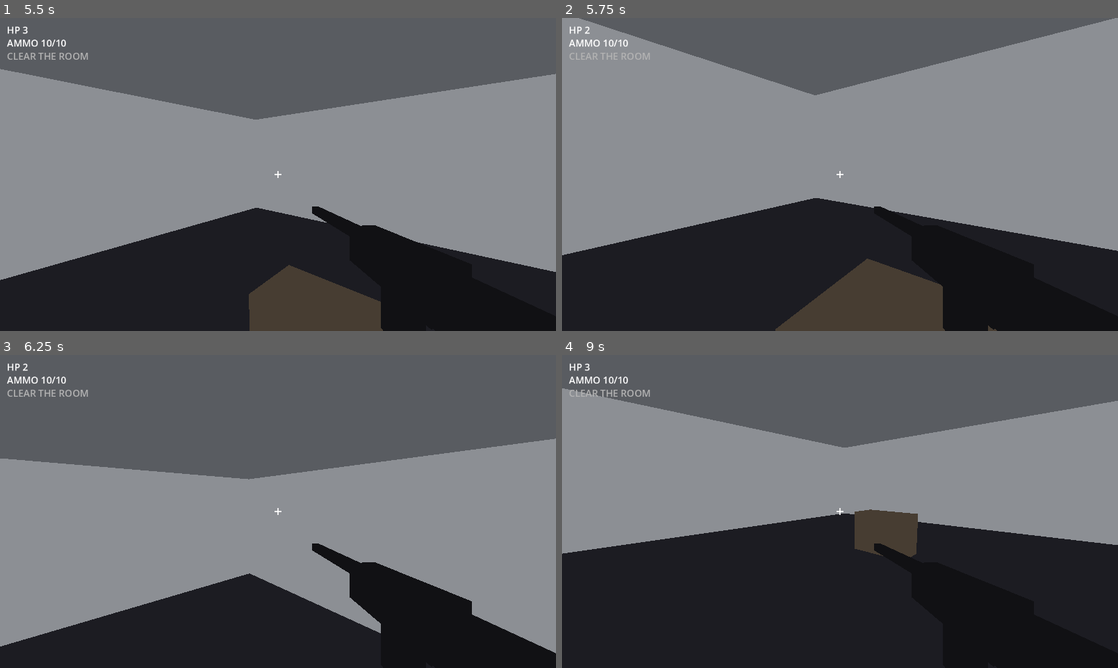
Above: before the commit, frames 1-4 (two rows, left to right).
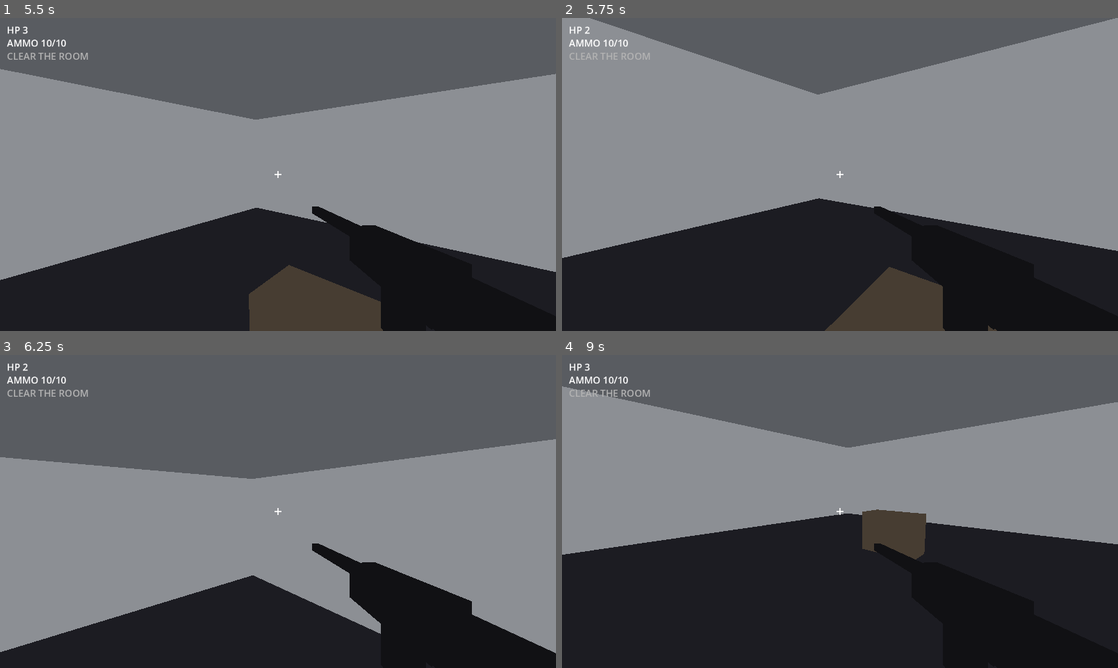
Above: after the commit, the same moments.

Repository: zachmofo/fps-studio
Game: Godot game, scene res://scenes/main.tscn
The game is run twice, just before and just after one commit, with the same random seed, the same clock (stepped at 60 frames per second) and the same inputs.
Inputs (mouse positions are in pixels of both pictures, inside the frame that each line leads up to):
- Up to frame 1 (5.5 s): move the mouse to (400, 158) at 0.52 s; press the mouse at (400, 158) at 0.53 s; hold D (move_right) 0.53-1.28 s; tap Space (jump) at 0.77, 1.07, 1.52, 1.55, 1.82, 2.1, 3.02, 3.32, 3.77, 3.8, 4.07, 4.52, 4.82 s; tap Shift (sprint, bound only after the commit) at 0.8, 1.35, 3.05 s; move the mouse to (250, 174) at 1.27 s; release the mouse at (250, 174) at 1.28 s; hold W (move_forward) from 1.28 s (still down); move the mouse to (289, 168) at 2.02 s; press the mouse at (289, 168) at 2.03 s; move the mouse to (272, 180) at 2.77 s; release the mouse at (272, 180) at 2.78 s; click (272, 180) at 2.85 s; move the mouse to (316, 177) at 3.52 s; hold Shift (sprint, bound only after the commit) 3.53-4.28 s; move the mouse to (233, 171) at 4.27 s; click (233, 171) at 4.35 s; move the mouse to (283, 174) at 5.02 s; hold Shift (sprint, bound only after the commit) from 5.03 s (still down)
- Up to frame 2 (5.75 s): keep holding W (move_forward); keep holding Shift (sprint, bound only after the commit)
- Up to frame 3 (6.25 s): move the mouse to (255, 505) at 5.77 s; release W (move_forward) at 5.78 s; release Shift (sprint, bound only after the commit) at 5.78 s; hold D (move_right) from 5.78 s (still down); tap Space (jump) at 5.85, 6.02 s
- Up to frame 4 (9 s): tap Space (jump) at 6.32, 6.77, 7.07, 7.52, 7.82, 8.3 s; move the mouse to (867, 511) at 6.52 s; release D (move_right) at 6.53 s; press the mouse at (867, 511) at 6.53 s; hold W (move_forward) 6.53-8.78 s; move the mouse to (812, 511) at 7.27 s; release the mouse at (812, 511) at 7.28 s; tap Shift (sprint, bound only after the commit) at 7.35, 8.85 s; move the mouse to (851, 505) at 8.02 s; press the mouse at (851, 505) at 8.03 s; move the mouse to (834, 517) at 8.77 s; release the mouse at (834, 517) at 8.78 s; hold A (move_left) from 8.78 s (still down)

Frame 1 is identical in both runs. In frame 2, 2.3% of the frame differs, in the area x 0-100%, y 0-100%; in frame 3, 0.8%; in frame 4, 1.0%.

Commit message:
I-7: Shift sprint 8.0, walk 5.0, no air sprint, shot cancels sprint

Diff:
--- a/project.godot
+++ b/project.godot
@@ -11,7 +11,7 @@
 [application]
 
 config/name="Iron Saint"
-config/description="FPS Studio Iron Saint I-5: heavy rifle recoil, mag 10."
+config/description="FPS Studio Iron Saint I-7: Shift sprint, heavy rifle."
 run/main_scene="res://scenes/main.tscn"
 config/features=PackedStringArray("4.3", "GL Compatibility")
 config/icon="res://icon.svg"
@@ -63,6 +63,11 @@
 "events": [Object(InputEventKey,"resource_local_to_scene":false,"resource_name":"","device":-1,"window_id":0,"alt_press …(192 unchanged characters)…
 ]
 }
+sprint={
+"deadzone": 0.5,
+"events": [Object(InputEventKey,"resource_local_to_scene":false,"resource_name":"","device":-1,"window_id":0,"alt_pressed":false,"shift_pressed":false,"ctrl_pressed":false,"meta_pressed":false,"pressed":false,"keycode":0,"physical_keycode":4194325,"key_label":0,"unicode":0,"location":0,"echo":false,"script":null)
+]
+}
 
 [physics]
 
--- a/scripts/player.gd
+++ b/scripts/player.gd
@@ -1,6 +1,6 @@
 extends CharacterBody3D
 
-## I-6: walk/look/jump, heavy rifle, clear the room.
+## I-7: walk/sprint/jump, heavy rifle, clear the room.
 
 signal died
 
@@ -21,6 +21,7 @@
 
 @export var mouse_sensitivity: float = 0.0025
 @export var walk_speed: float = 5.0
+@export var sprint_speed: float = 8.0
 @export var jump_velocity: float = 5.4
 
 @onready var _camera: Camera3D = $Camera3D
@@ -246,18 +247,24 @@
 		move_and_slide()
 		return
 
+	var jumping: bool = is_on_floor() and Input.is_action_just_pressed("jump")
+	var grounded: bool = is_on_floor() and not jumping
+	var speed: float = walk_speed
+	if grounded and Input.is_action_pressed("sprint") and not Input.is_action_pressed("fire"):
+		speed = sprint_speed
+
 	var input_dir: Vector2 = Input.get_vector("move_left", "move_right", "move_forward", "move_back")
 	var direction: Vector3 = transform.basis * Vector3(input_dir.x, 0.0, input_dir.y)
 	direction.y = 0.0
 	if direction.length_squared() > 0.0:
 		direction = direction.normalized()
-		velocity.x = direction.x * walk_speed
-		velocity.z = direction.z * walk_speed
+		velocity.x = direction.x * speed
+		velocity.z = direction.z * speed
 	else:
 		velocity.x = 0.0
 		velocity.z = 0.0
 
-	if is_on_floor() and Input.is_action_just_pressed("jump"):
+	if jumping:
 		velocity.y = jump_velocity
 
 	move_and_slide()
Not shown, changed: CHANGELOG.md
Not shown, changed: README.md
Not shown, changed: STUDIO.md
